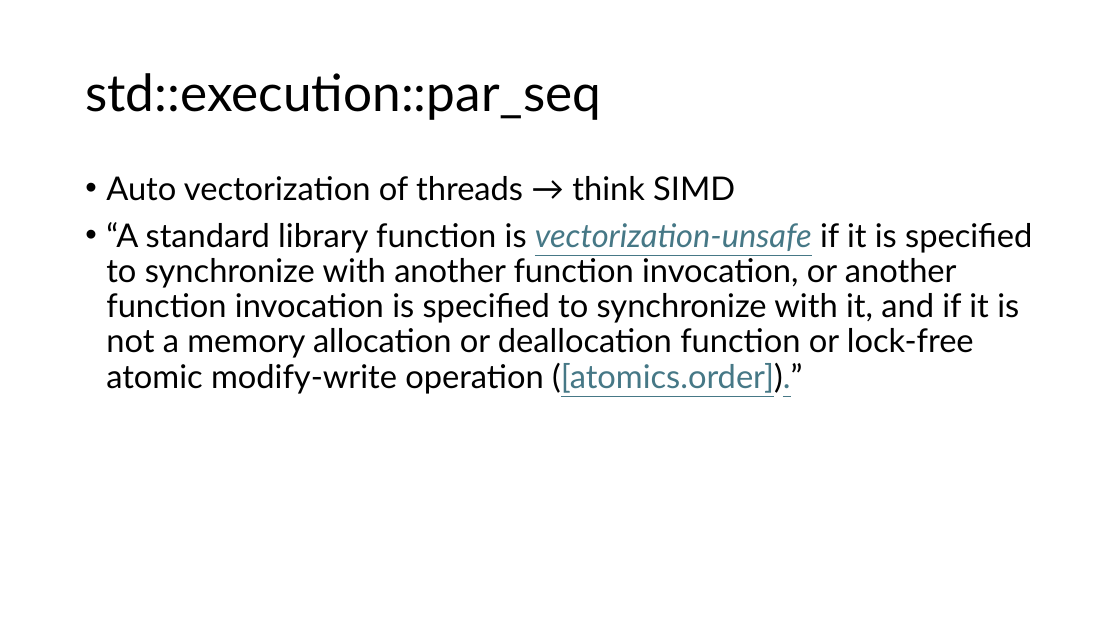
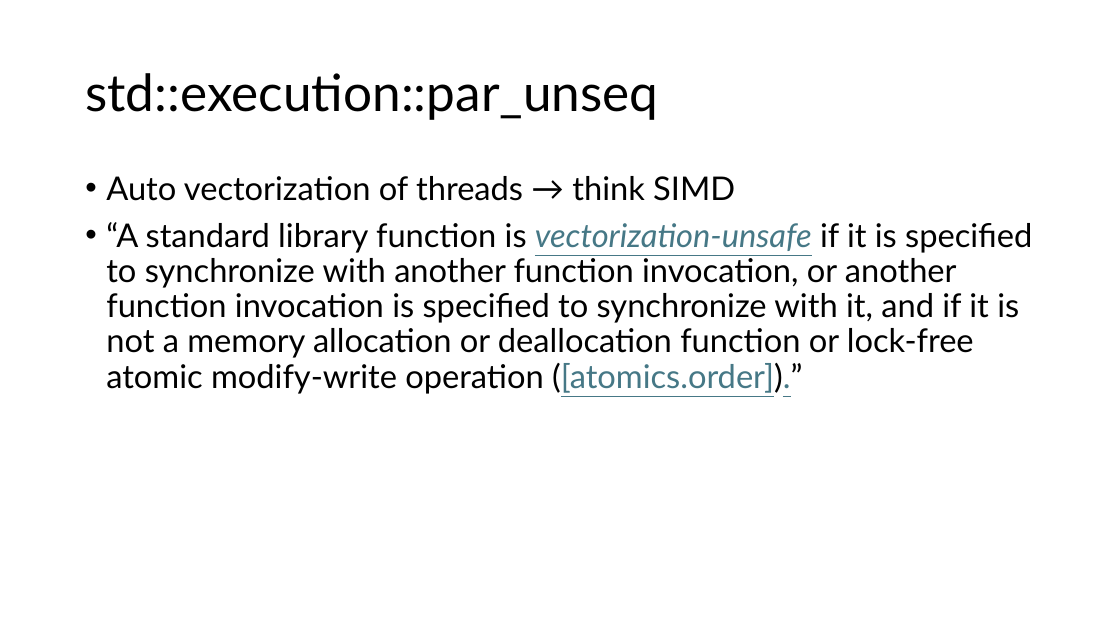
Before and after one commit to samynk/TinyCompute, a slide deck: slide 51 of Docs/presentations/cppcon2025.pptx (slide 18 before the commit). Drawn at 1120x630 pixels with LibreOffice and Linux fonts; fonts in the diff are those of the drawing. Boxes give left, top, right and bottom in pixels: in the first picture for what was removed or moved away, otherwise in the second. Text is boxed around its words. In the diff, an @@ line names an element or a change of style, - is before the commit and + after.

```diff
--- a/Docs/presentations/cppcon2025.pptx
+++ b/Docs/presentations/cppcon2025.pptx
@@ title at box(85, 73, 658, 120): text changed @@
-std::execution::par_seq
+std::execution::par_unseq
```
Also in this commit, not shown: 6 other slides changed, 45 slides added, 1 slide removed, 18 other files.
